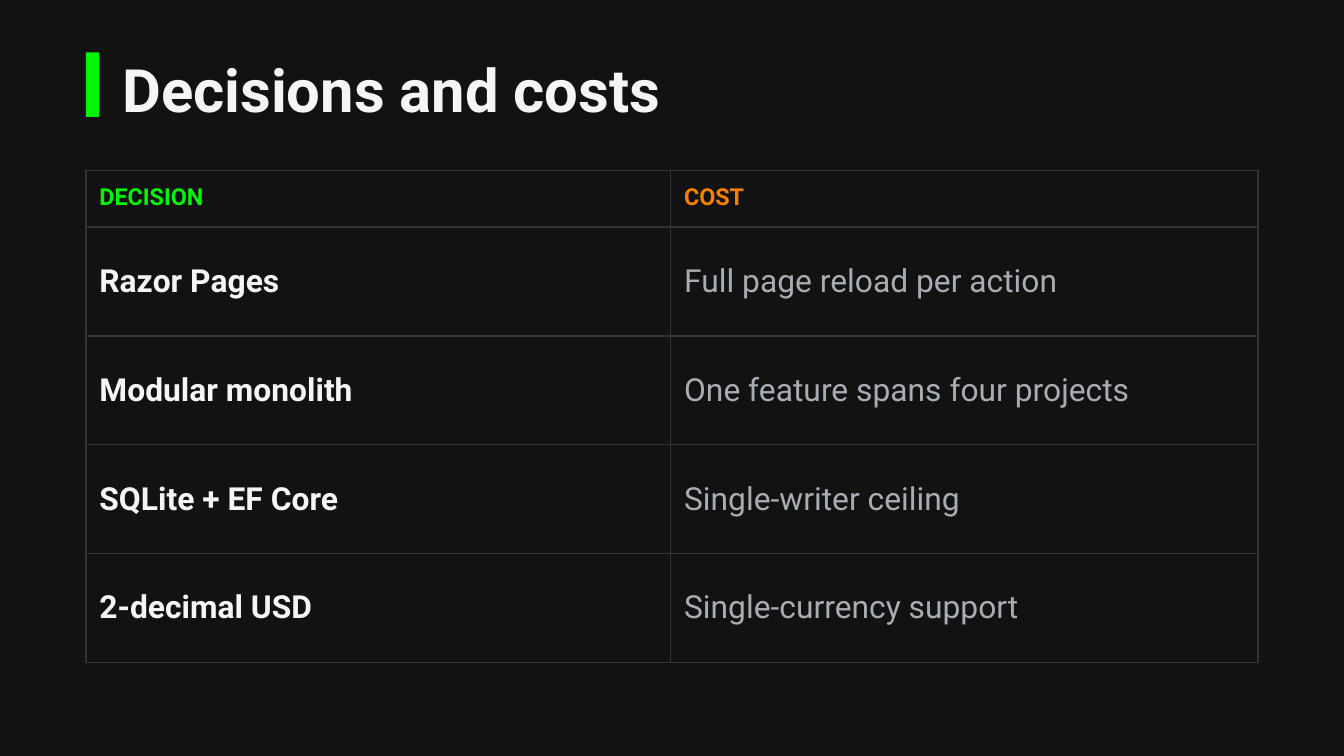
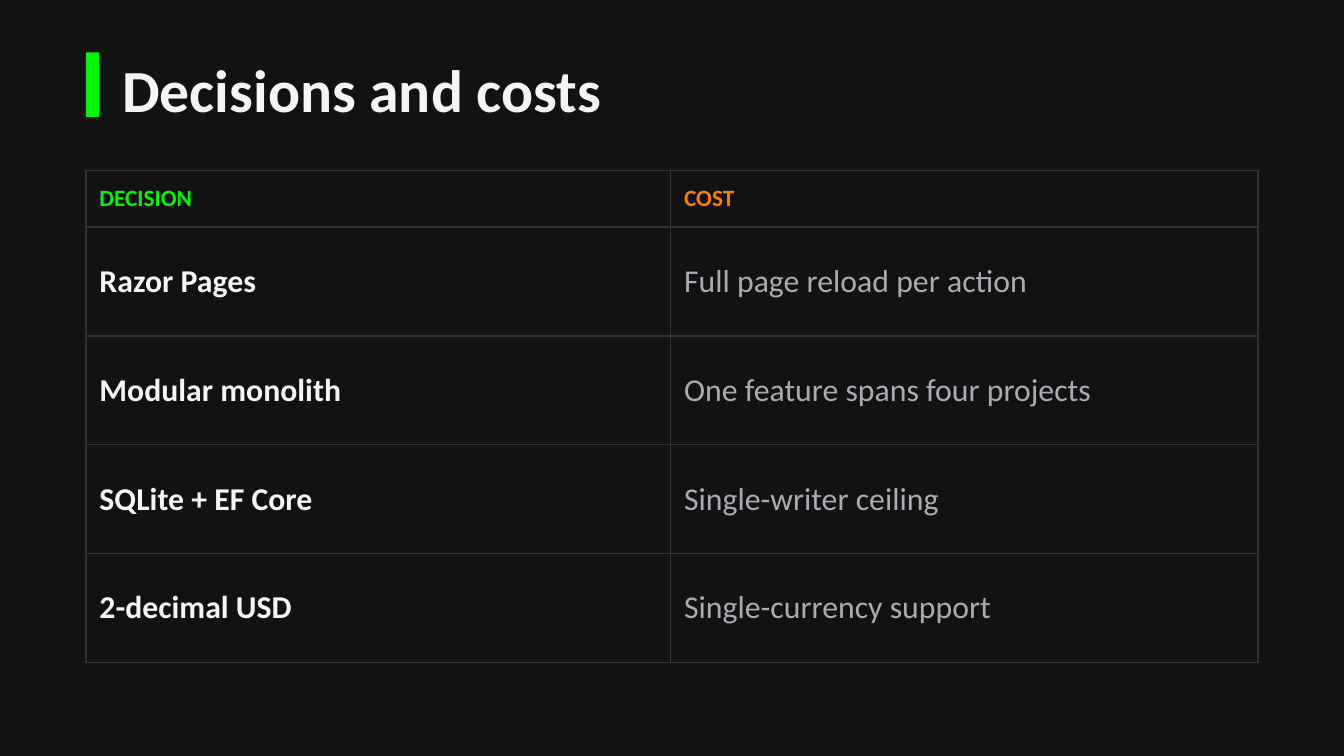
Before and after one commit to johndifini/atm, a slide deck: slide 3 of design/atm-deck.pptx (slide 4 before the commit). Drawn at 1344x756 pixels with LibreOffice and Linux fonts; fonts in the diff are those of the drawing. Boxes give left, top, right and bottom in pixels: in the first picture for what was removed or moved away, otherwise in the second. Text is boxed around its words. In the diff, an @@ line names an element or a change of style, - is before the commit and + after.

```diff
--- a/design/atm-deck.pptx
+++ b/design/atm-deck.pptx
@@ text "Decisions and costs" at [122,70,602,113]: font Roboto to Calibri @@
@@ table at [86,171,1258,628] @@
@@ font Roboto to Calibri @@
```
Also in this commit, not shown: 7 other slides changed, 2 other files.
